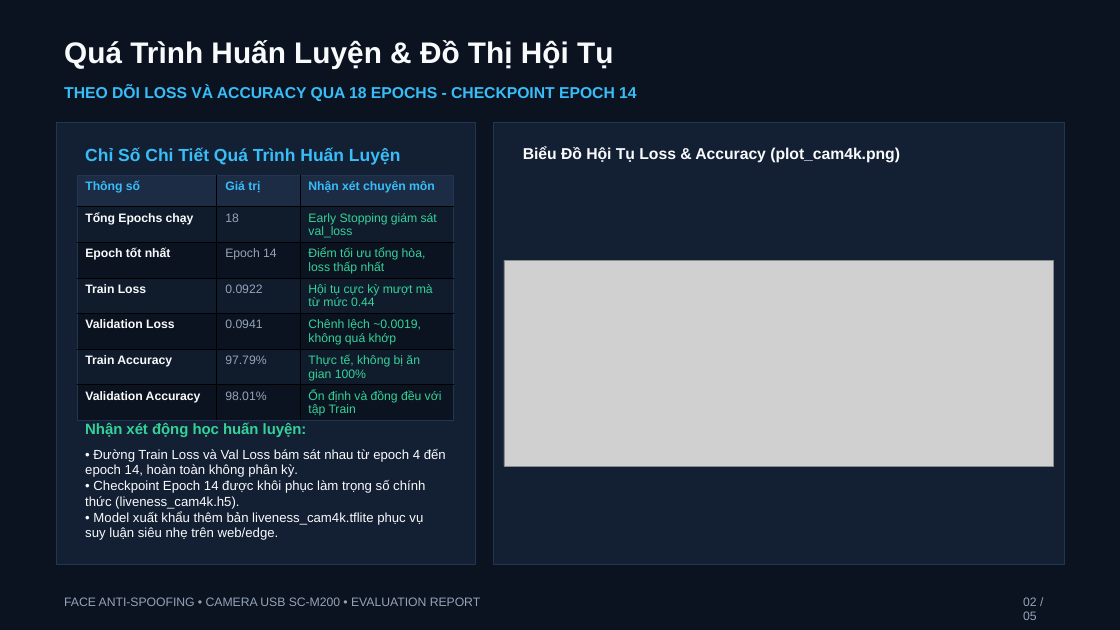
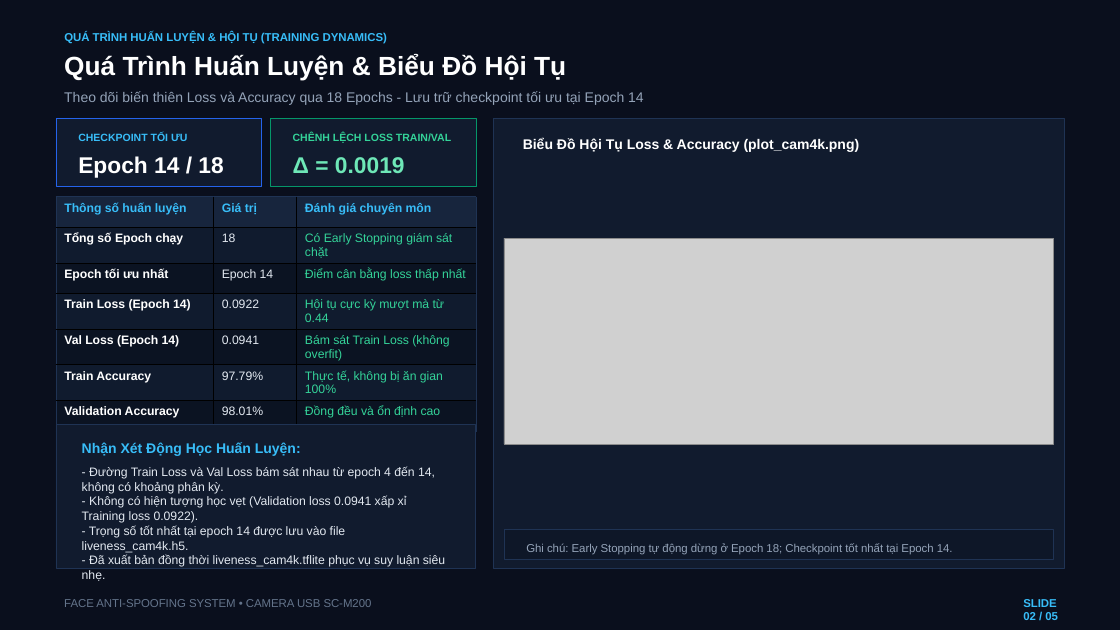
Before and after one commit to thanhAI408/face_anti_spoofing, a slide deck: slide 2 of deliverables/Bao_cao_mo_hinh_cam4k_20261020.pptx. Drawn at 1120x630 pixels with LibreOffice and Linux fonts; fonts in the diff are those of the drawing; grey boxes stand for pictures. Boxes give left, top, right and bottom in pixels: in the first picture for what was removed or moved away, otherwise in the second. Text is boxed around its words. In the diff, an @@ line names an element or a change of style, - is before the commit and + after.

Commit message:
style: overhaul slide presentation design with high-contrast UI cards, standardized Arial Vietnamese typography, and zero font errors

```diff
--- a/deliverables/Bao_cao_mo_hinh_cam4k_20261020.pptx
+++ b/deliverables/Bao_cao_mo_hinh_cam4k_20261020.pptx
@@ background #0B1320 to #0A0F1D @@
@@ text at <box>64,54,566,81</box>: text changed; size 25.5 to 22.5 pt; text colour #F8FAFC to #FFFFFF @@
-Quá Trình Huấn Luyện & Đồ Thị Hội Tụ
+Quá Trình Huấn Luyện & Biểu Đồ Hội Tụ
@@ text added at <box>64,32,387,44</box>, 9.8 pt, text #38BDF8, bold @@
+QUÁ TRÌNH HUẤN LUYỆN & HỘI TỤ (TRAINING DYNAMICS)
@@ rectangle added at <box>56,118,262,187</box>, fill #111B2E, outline #2563EB 0.75 pt @@
@@ text at <box>64,91,644,105</box>: text changed; size 13.5 to 12 pt; text colour #38BDF8 to #94A3B8; bold off @@
-THEO DÕI LOSS VÀ ACCURACY QUA 18 EPOCHS - CHECKPOINT EPOCH 14
+Theo dõi biến thiên Loss và Accuracy qua 18 Epochs - Lưu trữ checkpoint tối ưu tại Epoch 14
@@ rectangle added at <box>271,118,476,187</box>, fill #111B2E, outline #059669 0.75 pt @@
@@ rectangle: place and size @@
-rectangle at <box>494,123,1065,565</box>
+rectangle at <box>494,118,1065,569</box>
@@ rectangle at <box>494,118,1065,569</box>: fill #131F33 to #111B2E; outline #223652 0.75 pt to #1F3354 0.75 pt @@
@@ rectangle removed at <box>56,123,476,565</box> @@
@@ text added at <box>78,133,187,141</box>, 9 pt, text #38BDF8, bold @@
+CHECKPOINT TỐI ƯU
@@ text removed at <box>85,148,400,165</box> @@
-Chỉ Số Chi Tiết Quá Trình Huấn Luyện
@@ text added at <box>293,133,451,143</box>, 9 pt, text #34D399, bold @@
+CHÊNH LỆCH LOSS TRAIN/VAL
@@ text "Biểu Đồ Hội Tụ Loss ...": place and size @@
-text "Biểu Đồ Hội Tụ Loss ..." at <box>523,147,900,163</box>
+text "Biểu Đồ Hội Tụ Loss ..." at <box>523,138,860,152</box>
@@ text "Biểu Đồ Hội Tụ Loss ..." at <box>523,138,860,152</box>: size 13.5 to 12 pt, text colour #F8FAFC to #FFFFFF @@
@@ text added at <box>78,156,223,178</box>, 19.5 pt, text #FFFFFF, bold @@
+Epoch 14 / 18
@@ text added at <box>293,157,405,173</box>, 19.5 pt, text #6EE7B7, bold @@
+Δ = 0.0019
@@ table at <box>56,197,477,422</box> @@
-row 1, column 1: Thông số
+row 1, column 1: Thông số huấn luyện
-row 1, column 3: Nhận xét chuyên môn
+row 1, column 3: Đánh giá chuyên môn
-row 2, column 1: Tổng Epochs chạy
+row 2, column 1: Tổng số Epoch chạy
-row 2, column 3: Early Stopping giám sát val_loss
+row 2, column 3: Có Early Stopping giám sát chặt
-row 3, column 1: Epoch tốt nhất
+row 3, column 1: Epoch tối ưu nhất
-row 3, column 3: Điểm tối ưu tổng hòa, loss thấp nhất
+row 3, column 3: Điểm cân bằng loss thấp nhất
-row 4, column 1: Train Loss
+row 4, column 1: Train Loss (Epoch 14)
-row 4, column 3: Hội tụ cực kỳ mượt mà từ mức 0.44
+row 4, column 3: Hội tụ cực kỳ mượt mà từ 0.44
-row 5, column 1: Validation Loss
+row 5, column 1: Val Loss (Epoch 14)
-row 5, column 3: Chênh lệch ~0.0019, không quá khớp
+row 5, column 3: Bám sát Train Loss (không overfit)
-row 7, column 3: Ổn định và đồng đều với tập Train
+row 7, column 3: Đồng đều và ổn định cao
@@ fill #1C2C45 to #17253D in row 1 @@
@@ fill #101B2C to #101B2E in 9 cells @@
@@ fill #0B1320 to #0B1322 in 9 cells @@
@@ text colour #94A3B8 to #E2E8F0 in "18", "Epoch 14", "0.0922", "0.0941" and 2 more places @@
@@ text colour #F8FAFC to #FFFFFF in "Train Accuracy", "Validation Accuracy" @@
@@ borders changed @@
@@ table: place and size @@
-table at <box>77,175,454,420</box>
+table at <box>56,197,477,422</box>
@@ picture: place and size @@
-picture at <box>504,260,1054,466</box>
+picture at <box>504,239,1054,444</box>
@@ rectangle added at <box>56,424,476,569</box>, fill #111B2E, outline #1F3354 0.75 pt @@
@@ text at <box>82,442,301,456</box>: text changed; size 12.8 to 12 pt; text colour #34D399 to #38BDF8 @@
-Nhận xét động học huấn luyện:
+Nhận Xét Động Học Huấn Luyện:
@@ text at <box>82,467,445,567</box>: text changed; size 11.2 to 10.5 pt; text colour #F8FAFC to #E2E8F0 @@
-• Đường Train Loss và Val Loss bám sát nhau từ epoch 4 đến epoch 14, hoàn toàn không phân kỳ.
-• Checkpoint Epoch 14 được khôi phục làm trọng số chính thức (liveness_cam4k.h5).
-• Model xuất khẩu thêm bản liveness_cam4k.tflite phục vụ suy luận siêu nhẹ trên web/edge.
+- Đường Train Loss và Val Loss bám sát nhau từ epoch 4 đến 14, không có khoảng phân kỳ.
+- Không có hiện tượng học vẹt (Validation loss 0.0941 xấp xỉ Training loss 0.0922).
+- Trọng số tốt nhất tại epoch 14 được lưu vào file liveness_cam4k.h5.
+- Đã xuất bản đồng thời liveness_cam4k.tflite phục vụ suy luận siêu nhẹ.
@@ rectangle added at <box>504,529,1054,560</box>, fill #0E1728, outline #1F3354 0.75 pt @@
@@ text added at <box>526,543,953,555</box>, 9.8 pt, text #94A3B8 @@
+Ghi chú: Early Stopping tự động dừng ở Epoch 18; Checkpoint tốt nhất tại Epoch 14.
@@ text at <box>64,599,372,607</box>: text changed; size 10.5 to 9.8 pt; text colour #94A3B8 to #64748B @@
-FACE ANTI-SPOOFING • CAMERA USB SC-M200 • EVALUATION REPORT
+FACE ANTI-SPOOFING SYSTEM • CAMERA USB SC-M200
@@ text at <box>1023,599,1058,620</box>: text changed; size 10.5 to 9.8 pt; text colour #94A3B8 to #38BDF8; bold on @@
-02 / 05
+SLIDE 02 / 05
```
Also in this commit, not shown: 4 other slides changed.
